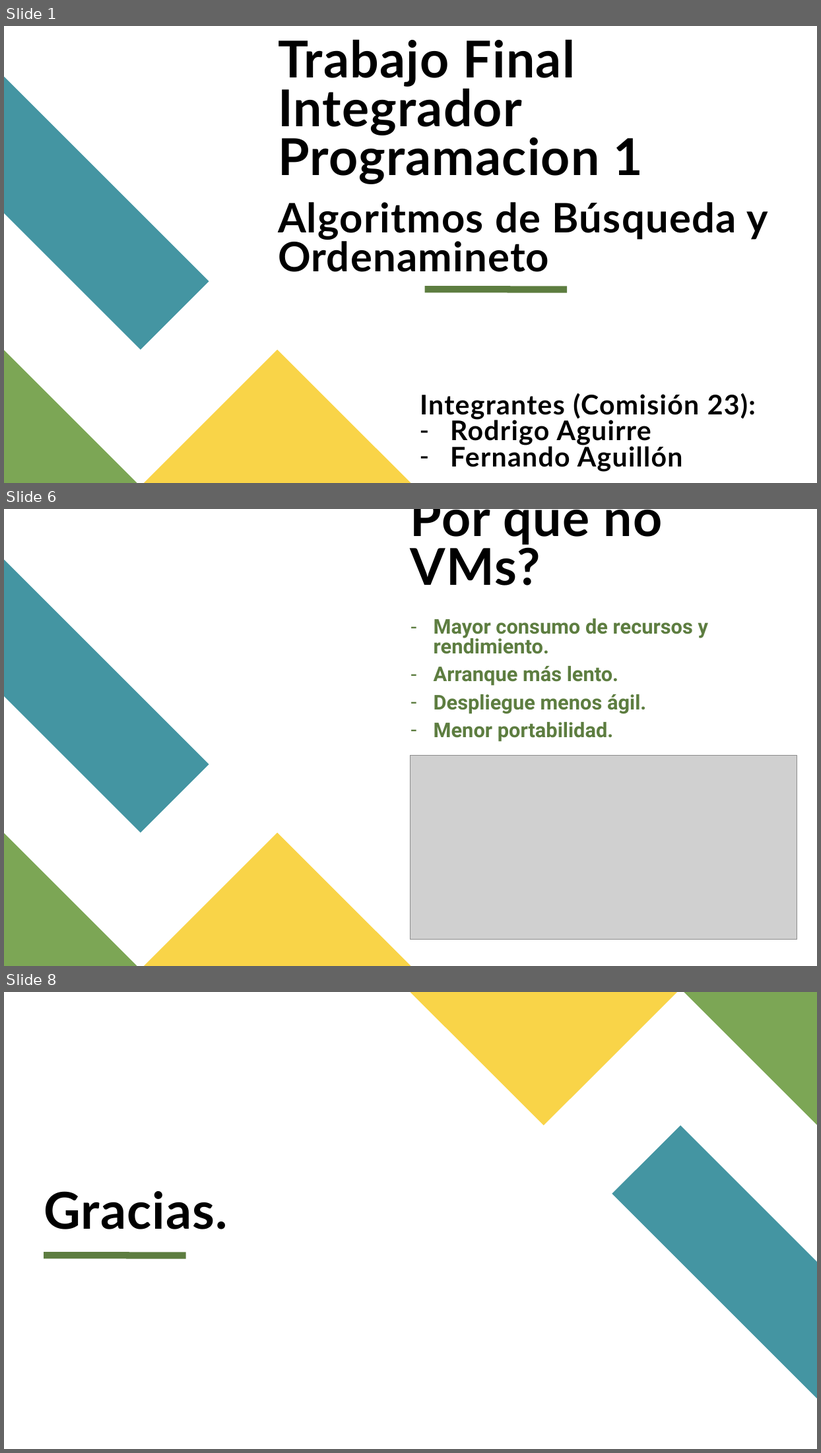
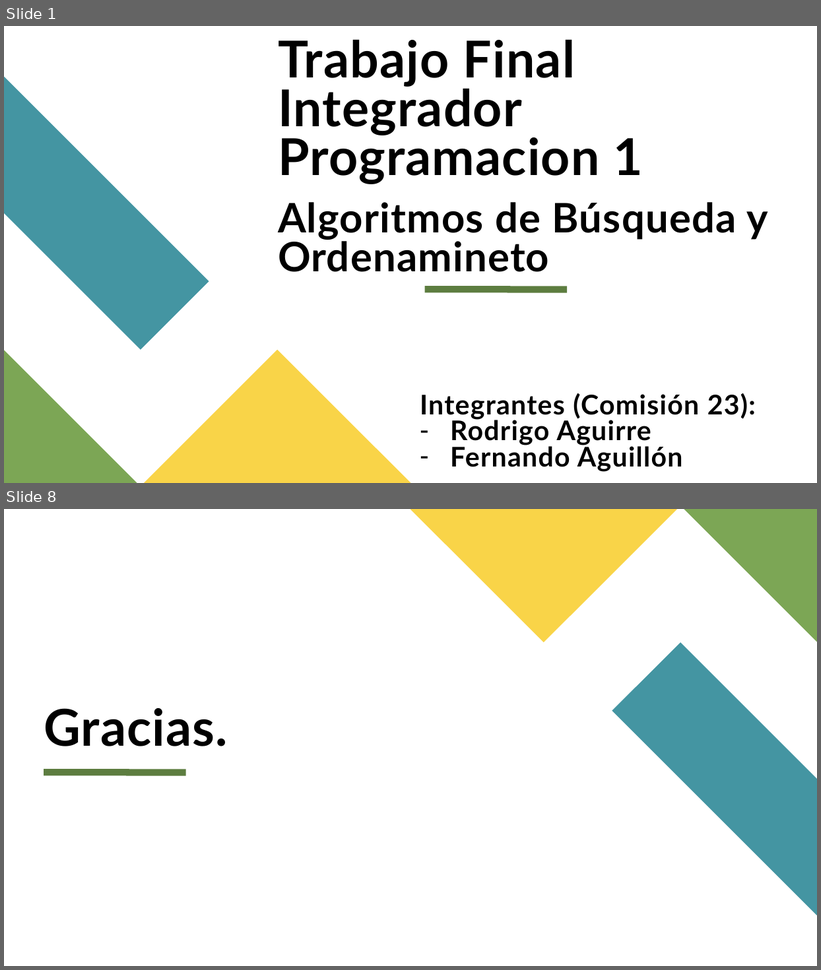
Before and after one commit to raguirre-wsc/UTN-TUPaD-P1, a slide deck: Trabajo Final Integrador Programación 1/Programacion 1 - TP Final Integrador - Rodrigo Aguirre y Fernando Aguillón.pptx. Shown one above the other, each under a label of ours: slides 1, 6 and 8 before the commit, slides 1 and 8 after it; the slides between them are not shown. The pictures are 821x1453 and 821x970 pixels, drawn with LibreOffice and Linux fonts; fonts in the diff are those of the drawing; grey boxes stand for pictures. Boxes give left, top, right and bottom in pixels: in the first picture for what was removed or moved away, otherwise in the second. Text is boxed around its words. In the diff, an @@ line names an element or a change of style, - is before the commit and + after.

```diff
--- a/Trabajo Final Integrador Programación 1/Programacion 1 - TP Final Integrador - Rodrigo Aguirre y Fernando Aguillón.pptx
+++ b/Trabajo Final Integrador Programación 1/Programacion 1 - TP Final Integrador - Rodrigo Aguirre y Fernando Aguillón.pptx
@@ slide 6 removed at box(4, 509, 817, 966), background #FFFFFF; not listed: 3 template elements that a slide beside it also shows @@
@@ title removed at box(411, 509, 663, 586) @@
-Por que no VMs?
@@ text removed at box(434, 619, 708, 742) @@
-– Mayor consumo de recursos y rendimiento.
-– Arranque más lento.
-– Despliegue menos ágil.
-– Menor portabilidad.
@@ picture removed at box(411, 755, 797, 940) @@
```
Also in this commit, not shown: 3 slides changed, 3 slides added, 2 other slides removed, 4 other files.
